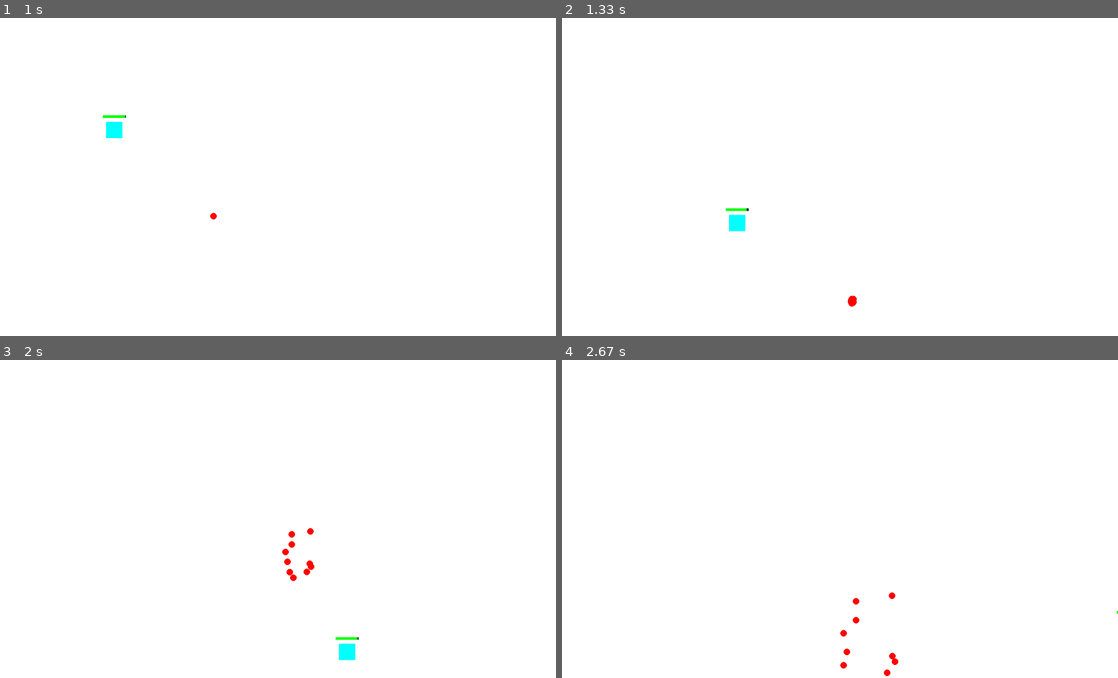
Above: before the commit, frames 1-4 (two rows, left to right).
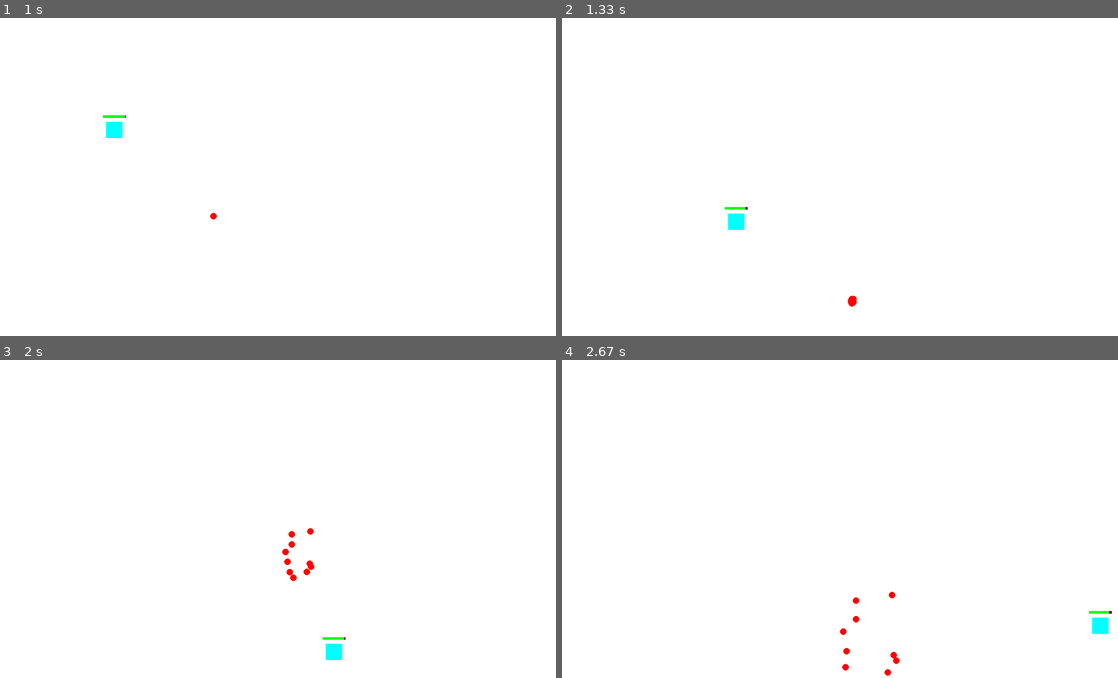
Above: after the commit, the same moments.

Repository: Larionov0/ArtemBLessons
Game: pygame game, started from pyGameMy/1.py
Two runs of this game, one before a commit and one after it. Both use one fixed random seed, a clock stepped at 60 frames per second and the inputs below.
Inputs (mouse positions are in pixels of both pictures, inside the frame that each line leads up to):
- Up to frame 1 (1 s): click (261, 173) at 0.38 s; hold D from 0.67 s (still down); tap Space at 0.73 s
- Up to frame 2 (1.33 s): tap Space at 1.03, 1.23 s; release D at 1.13 s; hold W from 1.17 s (still down)
- Up to frame 3 (2 s): release W at 1.47 s; hold D 1.5-1.97 s; tap Space at 1.57, 1.87 s
- Up to frame 4 (2.67 s): hold A 2-2.53 s; tap Space at 2.07, 2.37, 2.63 s; hold S from 2.57 s (still down)

Frame 1 is identical in both runs. In frame 2, 0.1% of the frame differs, in the area x 29-34%, y 59-68%; in frame 3, 0.3%; in frame 4, 0.3%, in the area x 49-100%, y 72-100%.

Commit message:
Coefficients corrected

Diff:
--- a/pyGameMy/1.py
+++ b/pyGameMy/1.py
@@ -145,7 +145,7 @@
             if obj != self:
                 if (self.get_center() - obj.get_center()).length() < 1000:
                     d = obj.get_center() - self.get_center()
-                    obj.velocity += d.normalize() * 1000 * (50/d.length())**(1.5)
+                    obj.velocity += d.normalize() * 1000 * (50/d.length())**(1)
         self.die()
         if self.does_have_sub_bullets:
             for _ in range(10):
